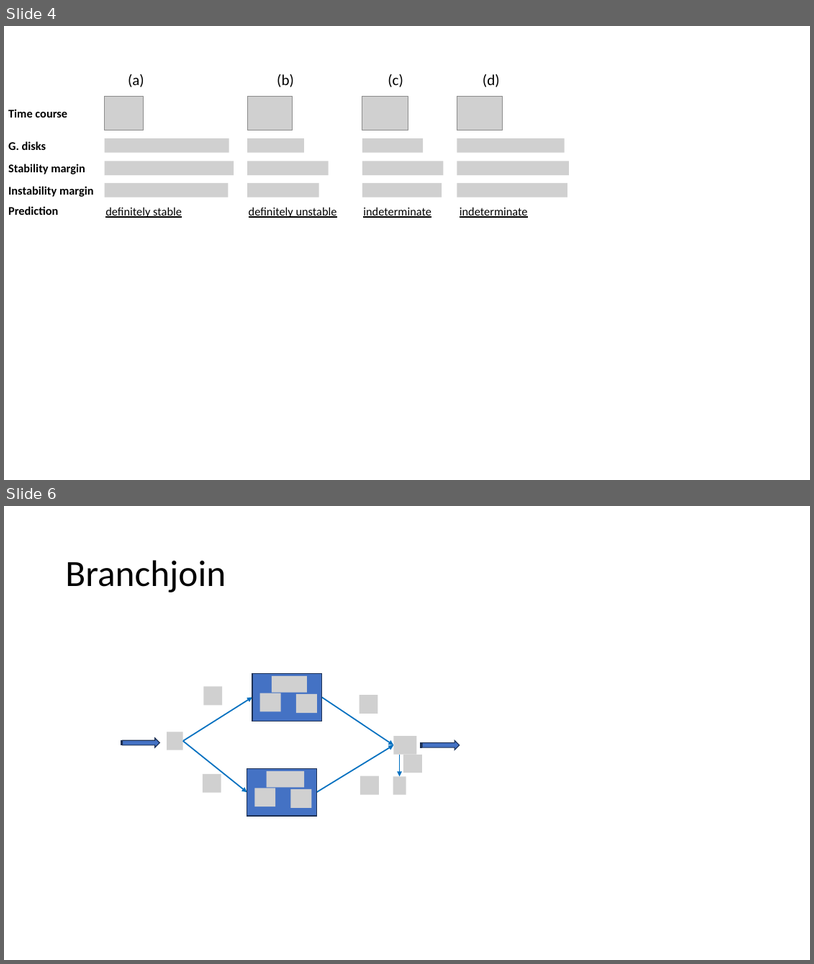
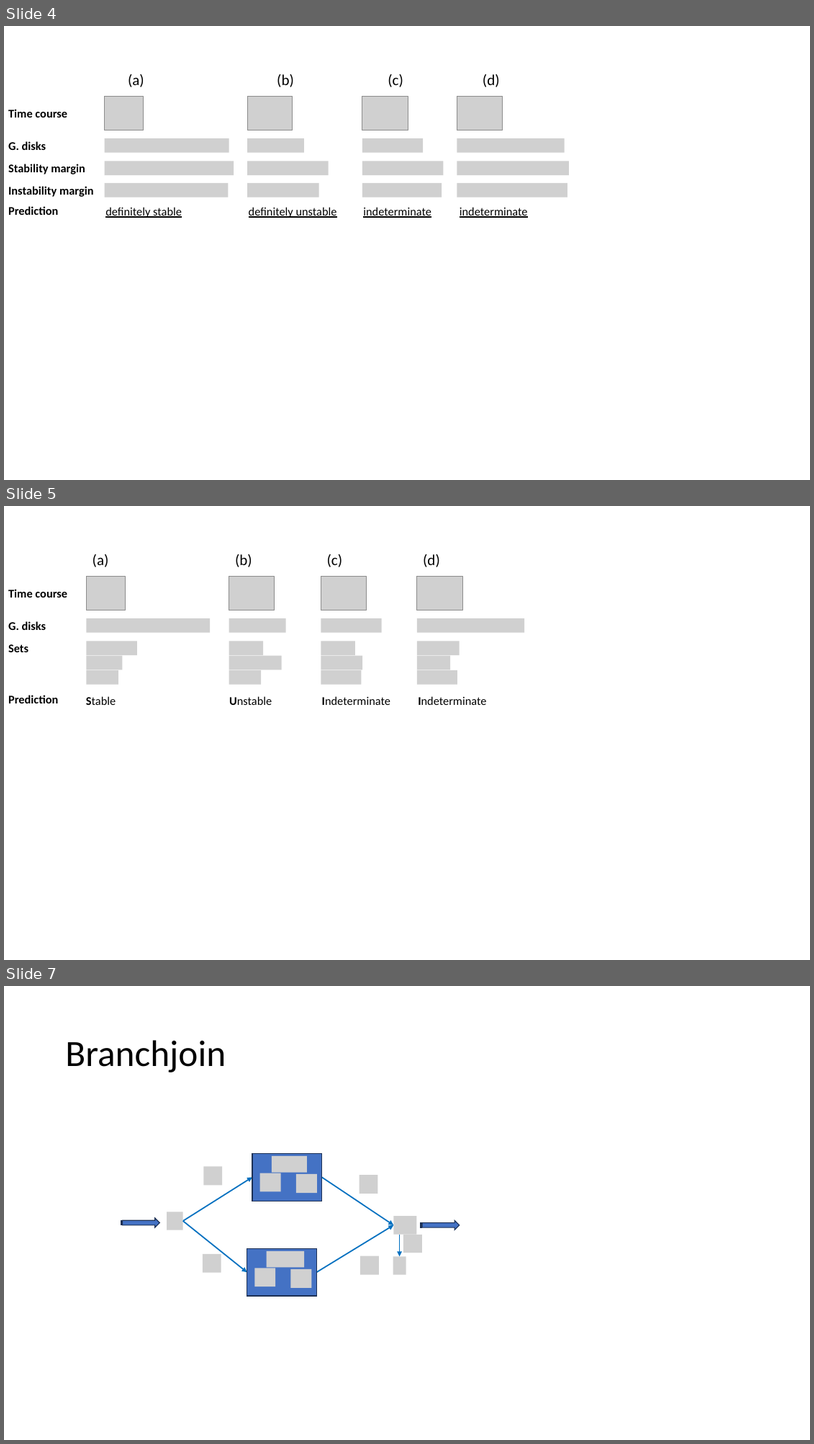
Before and after one commit to joseph-hellerstein/linear_reaction_networks, a slide deck: docs/figures.pptx. Shown one above the other, each under a label of ours: slides 4 and 6 before the commit, slides 4, 5 and 7 after it; the slides between them are not shown. The pictures are 814x964 and 814x1444 pixels, drawn with LibreOffice and Linux fonts; fonts in the diff are those of the drawing; grey boxes stand for pictures. Boxes give left, top, right and bottom in pixels: in the first picture for what was removed or moved away, otherwise in the second. Text is boxed around its words. In the diff, an @@ line names an element or a change of style, - is before the commit and + after.

Commit message:
Updated figures and presentation

```diff
--- a/docs/figures.pptx
+++ b/docs/figures.pptx
@@ slide 5 added at <box>4,506,810,960</box>, background #FFFFFF @@
@@ text added at <box>93,554,109,567</box>, 18 pt, text #000000 @@
+(a)
@@ text added at <box>235,554,252,567</box>, 18 pt, text #000000 @@
+(b)
@@ text added at <box>327,554,343,567</box>, 18 pt, text #000000 @@
+(c)
@@ text added at <box>423,554,440,567</box>, 18 pt, text #000000 @@
+(d)
@@ text added at <box>8,589,67,597</box>, 14 pt, text #000000, bold @@
+Time course
@@ picture added at <box>86,576,125,610</box> @@
@@ picture added at <box>229,576,274,610</box> @@
@@ picture added at <box>321,576,366,610</box> @@
@@ picture added at <box>417,576,463,610</box> @@
@@ text added at <box>8,621,46,630</box>, 14 pt, text #000000, bold @@
+G. disks
@@ picture added at <box>86,618,210,633</box> @@
@@ picture added at <box>229,618,286,633</box> @@
@@ picture added at <box>321,618,381,633</box> @@
@@ picture added at <box>417,618,525,633</box> @@
@@ text added at <box>8,644,28,652</box>, 14 pt, text #000000, bold @@
+Sets
@@ picture added at <box>86,641,137,656</box> @@
@@ picture added at <box>86,656,122,670</box> @@
@@ picture added at <box>229,641,263,656</box> @@
@@ picture added at <box>229,656,282,670</box> @@
@@ picture added at <box>321,641,355,656</box> @@
@@ picture added at <box>321,656,363,670</box> @@
@@ picture added at <box>417,641,460,656</box> @@
@@ picture added at <box>417,656,450,670</box> @@
@@ picture added at <box>86,670,118,685</box> @@
@@ picture added at <box>229,670,261,685</box> @@
@@ picture added at <box>321,670,362,685</box> @@
@@ picture added at <box>417,670,458,685</box> @@
@@ text added at <box>8,695,58,703</box>, 14 pt, text #000000, bold @@
+Prediction
@@ text added at <box>86,696,116,705</box>, 14 pt, text #000000 @@
+Stable
@@ text added at <box>229,696,272,705</box>, 14 pt, text #000000 @@
+Unstable
@@ text added at <box>322,696,391,705</box>, 14 pt, text #000000 @@
+Indeterminate
@@ text added at <box>418,696,486,705</box>, 14 pt, text #000000 @@
+Indeterminate
@@ what was slide 6 is now slide 7 @@
```
Also in this commit, not shown: 1 other file.
